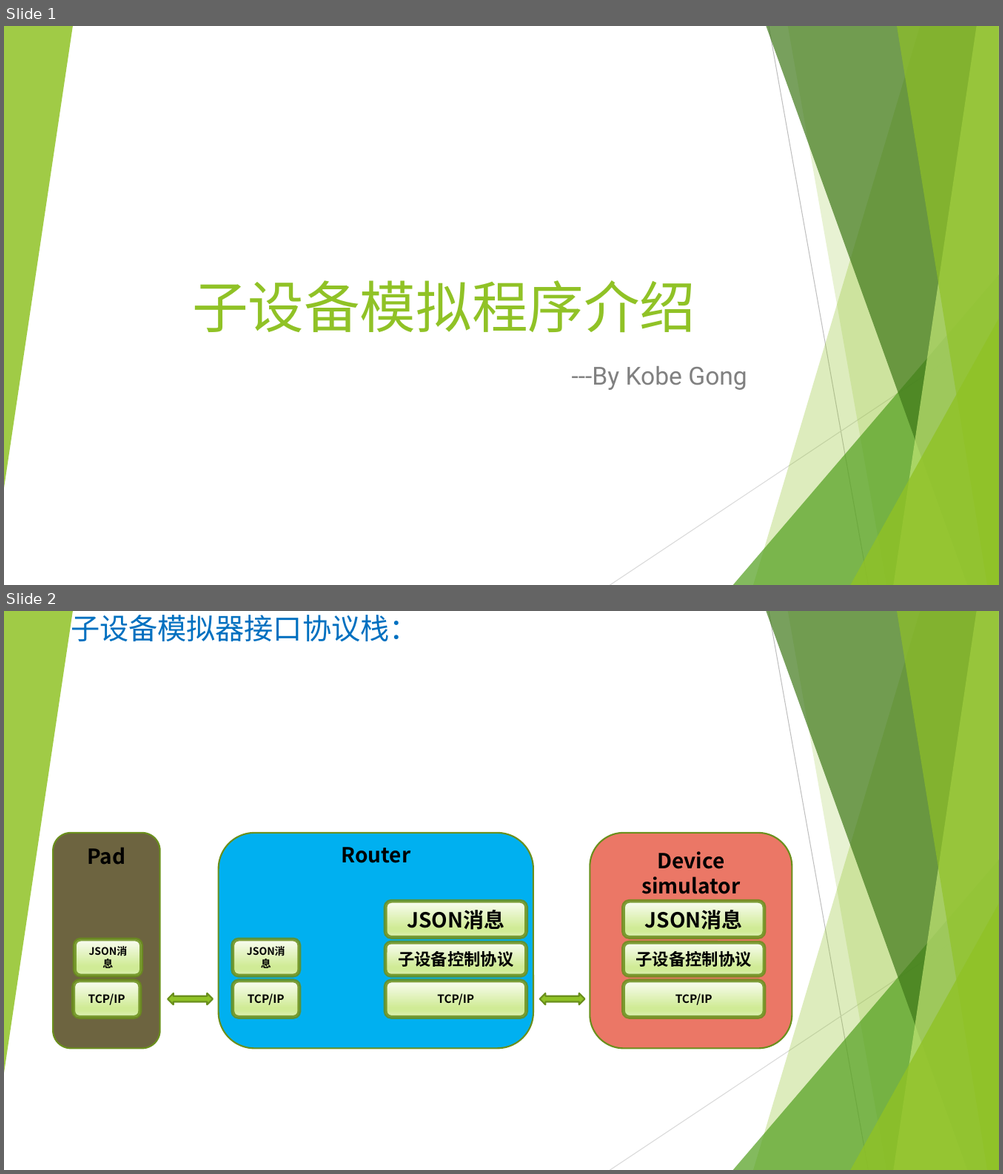
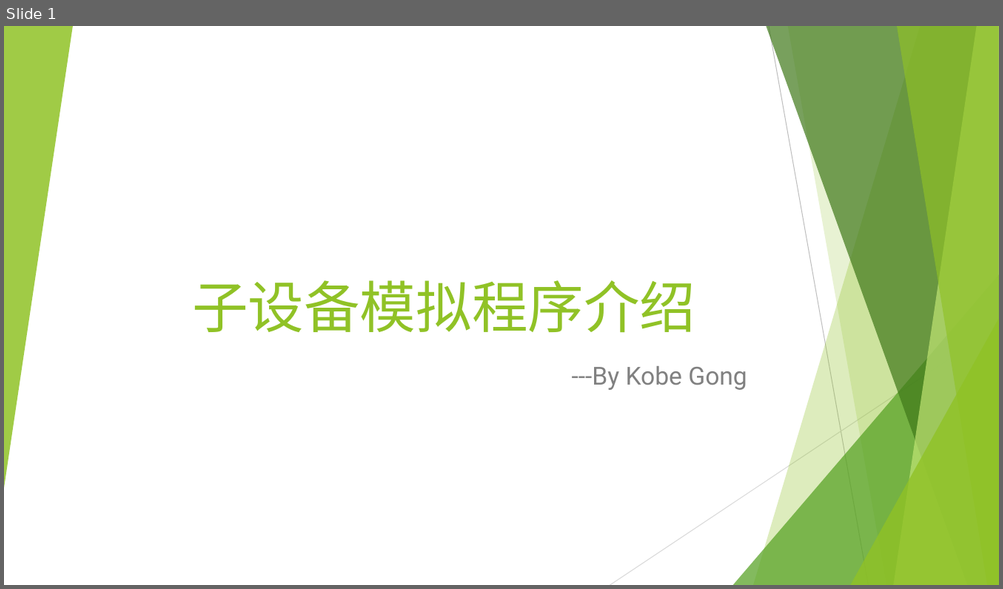
Before and after one commit to gx303841541/ATS, a slide deck: 子设备模拟器介绍.pptx. Shown one above the other, each under a label of ours: slides 1 and 2 before the commit, slide 1 after it. The pictures are 1003x1174 and 1003x589 pixels, drawn with LibreOffice and Linux fonts; fonts in the diff are those of the drawing. Boxes give left, top, right and bottom in pixels: in the first picture for what was removed or moved away, otherwise in the second. Text is boxed around its words. In the diff, an @@ line names an element or a change of style, - is before the commit and + after.

```diff
--- a/子设备模拟器介绍.pptx
+++ b/子设备模拟器介绍.pptx
@@ slide 2 removed at (4, 611, 999, 1170), background #FFFFFF; not listed: 10 template elements that a slide beside it also shows @@
@@ text removed at (71, 611, 418, 641) @@
-子设备模拟器接口协议栈：
@@ rounded rectangle removed at (54, 833, 160, 1049) @@
@@ text removed at (87, 848, 125, 864) @@
-Pad
@@ rounded rectangle removed at (218, 833, 533, 1049) @@
@@ text removed at (341, 847, 410, 863) @@
-Router
@@ rounded rectangle removed at (589, 833, 792, 1049) @@
@@ text removed at (641, 851, 740, 894) @@
-Device simulator
@@ rounded rectangle removed at (385, 901, 526, 938) @@
-JSON消息
@@ rounded rectangle removed at (623, 901, 764, 938) @@
-JSON消息
@@ rounded rectangle removed at (75, 940, 142, 977) @@
-JSON消息
@@ rounded rectangle removed at (233, 940, 299, 977) @@
-JSON消息
@@ rounded rectangle removed at (385, 943, 526, 977) @@
-子设备控制协议
@@ rounded rectangle removed at (623, 943, 764, 977) @@
-子设备控制协议
@@ rounded rectangle removed at (74, 981, 141, 1017) @@
-TCP/IP
@@ rounded rectangle removed at (233, 981, 299, 1017) @@
-TCP/IP
@@ rounded rectangle removed at (385, 981, 526, 1017) @@
-TCP/IP
@@ rounded rectangle removed at (623, 981, 764, 1017) @@
-TCP/IP
@@ left right arrow removed at (168, 994, 212, 1005) @@
@@ left right arrow removed at (540, 994, 584, 1005) @@
```
Also in this commit, not shown: 1 slide changed, 9 other files.
